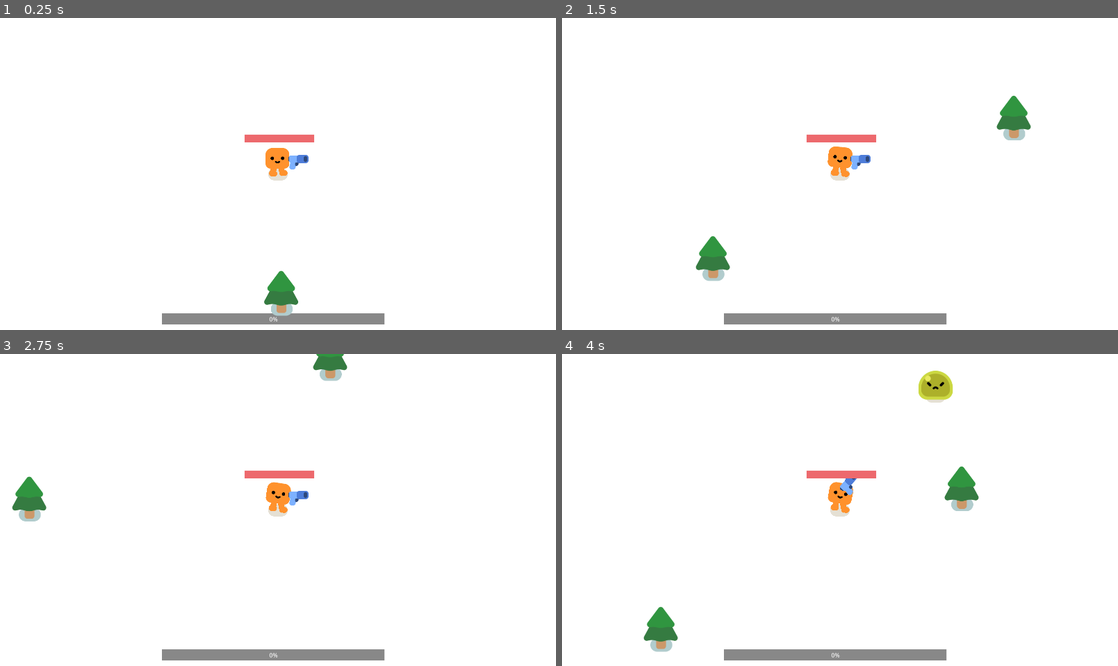
Above: before the commit, frames 1-4 (two rows, left to right).
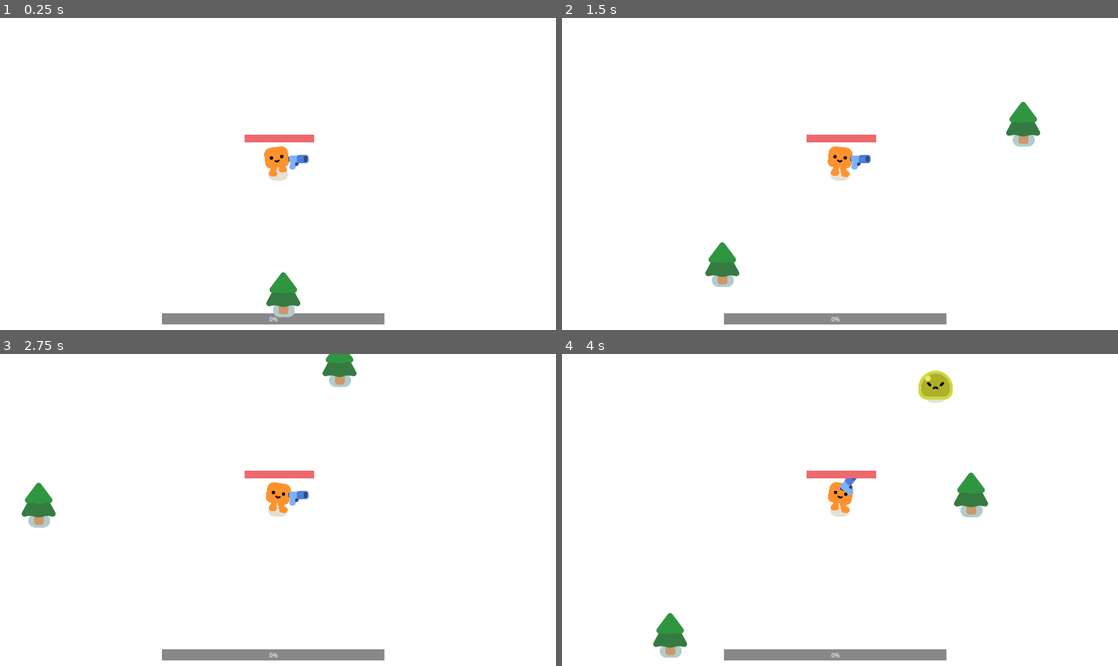
Above: after the commit, the same moments.

Repository: Kuui22/Godot_test
Game: Godot game, scene res://survivors_game.tscn
Same seed, same stepped clock (60 frames per second), same inputs: the game is played once before the commit and once after it.
Inputs:
- Up to frame 1 (0.25 s): no input
- Up to frame 2 (1.5 s): tap Enter at 0.5 s; hold D (move_right) 0.53-1.28 s; hold S (move_down) from 1.28 s (still down)
- Up to frame 3 (2.75 s): release S (move_down) at 2.03 s; hold D (move_right) from 2.03 s (still down)
- Up to frame 4 (4 s): release D (move_right) at 2.78 s; hold W (move_up) 2.78-3.53 s; hold A (move_left) from 3.53 s (still down)

The runs differ from the first frame. In frame 1, 0.3% of the frame differs, in the area x 47-54%, y 40-96%; in frame 2, 1.3%; in frame 3, 1.2%; in frame 4, 1.3%, in the area x 14-77%, y 36-98%.

Commit message:
random movement
need to fix this clipping on top tho

Diff:
--- a/2d-project-start/player.gd
+++ b/2d-project-start/player.gd
@@ -1,18 +1,39 @@
 extends CharacterBody2D
-
+@export var happy_boo:Node2D
 signal health_depleted
 
+#stats
 var health:float = 100.0
-
-
-@export var happy_boo:Node2D
 const SPEED:float = 600.0
 const DAMAGE_RATE:float = 5.0
+const ACCELERATION = 300
+
+#random movement
+var state = "IDLE"
+const TOLERANCE = 4.0
+var min_x:float = 1
+var min_y:float = 1
+var max_x:float = 1
+var max_y:float = 1
+var start_position:Vector2 = global_position
+var target_position:Vector2 = global_position
+#var direction = Vector2(randf_range(min_x, max_x), randf_range(min_y, max_y))
 
 func _physics_process(delta:float):
 	#direction
-	var direction = Input.get_vector("move_left", "move_right","move_up","move_down")
-	velocity = direction * SPEED
+	if Input.is_anything_pressed():
+		var direction = Input.get_vector("move_left", "move_right","move_up","move_down")
+		velocity = direction * SPEED
+	else:
+		match state:
+			"IDLE":
+				update_target_position()
+				state = "WANDER"
+			"WANDER":
+				accelerate_to_point(target_position, ACCELERATION*delta)
+				if is_at_target_position():
+					state="IDLE"
+
 	move_and_slide()
 
 
@@ -30,3 +51,20 @@
 		happy_boo.play_walk_animation()
 	else:
 		happy_boo.play_idle_animation()
+
+func update_target_position():
+	var target_vector = Vector2(randf_range(-32, 32), randf_range(-32, 32))
+	target_position = start_position + target_vector
+
+func is_at_target_position():
+	# Stop moving when at target +/- tolerance
+	return (target_position - global_position).length() < TOLERANCE
+
+func accelerate_to_point(point, acceleration_scalar):
+	var direction = (point - global_position).normalized()
+	var acceleration_vector = direction * acceleration_scalar
+	accelerate(acceleration_vector)
+
+func accelerate(acceleration_vector):
+	velocity += acceleration_vector
+	velocity = velocity.limit_length(SPEED)
